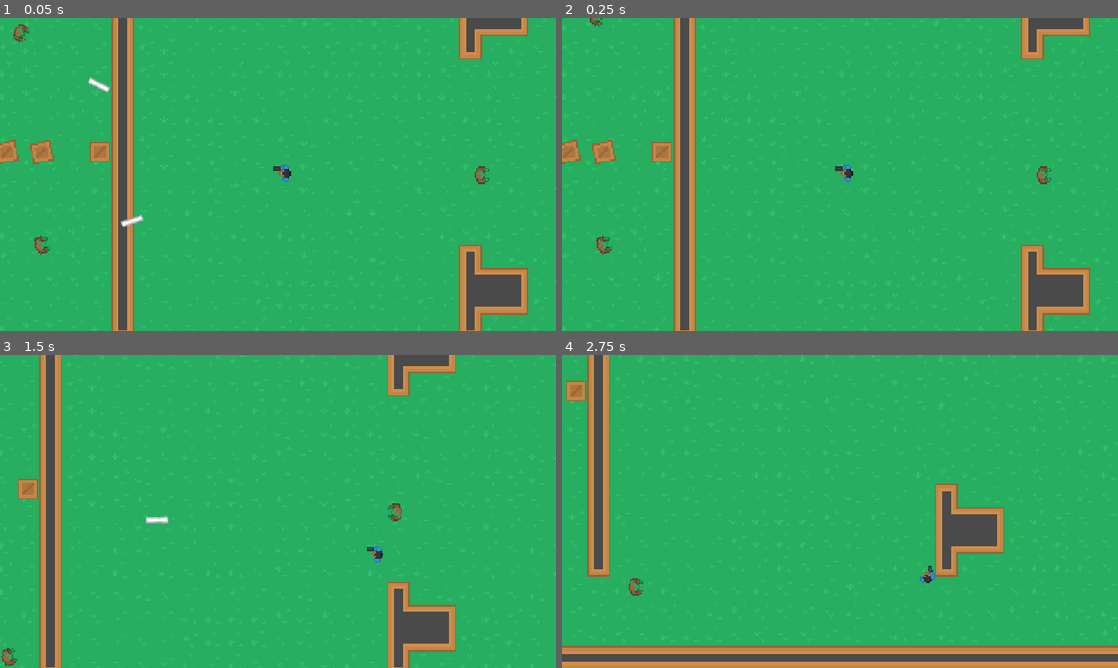
Above: before the commit, frames 1-4 (two rows, left to right).
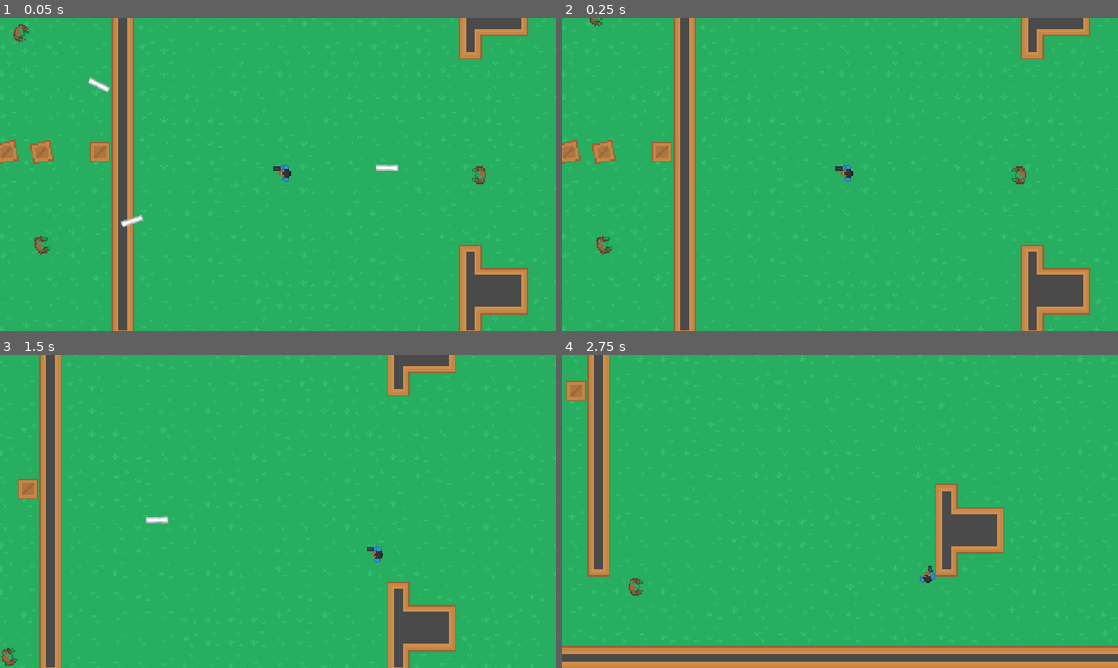
Above: after the commit, the same moments.

Repository: Frickerson/Brackeys_2026.2
Game: Godot game, scene res://Game/Levels/LevelTwo.tscn
Same seed, same stepped clock (60 frames per second), same inputs: the game is played once before the commit and once after it. This scene is started directly instead of the project's main scene.
Inputs (mouse positions are in pixels of both pictures, inside the frame that each line leads up to):
- Up to frame 1 (0.05 s): no input
- Up to frame 2 (0.25 s): no input
- Up to frame 3 (1.5 s): move the mouse to (400, 495) at 0.52 s; hold D (Player_Move_Right) 0.53-1.28 s; click (400, 495) at 0.6 s; move the mouse to (166, 527) at 1.27 s; hold S (Player_Move_Down) from 1.28 s (still down); click (166, 527) at 1.35 s
- Up to frame 4 (2.75 s): move the mouse to (895, 442) at 2.02 s; release S (Player_Move_Down) at 2.03 s; hold D (Player_Move_Right) from 2.03 s (still down); click (895, 442) at 2.1 s

The runs differ from the first frame. In frame 1, 0.2% of the frame differs, in the area x 67-88%, y 46-54%; in frame 2, 0.2%, in the area x 80-88%, y 47-54%; in frame 3, less than 0.1%; in frame 4, nothing differs.

Commit message:
level changes

Diff:
--- a/Game/Levels/LevelOne.tscn
+++ b/Game/Levels/LevelOne.tscn
@@ -18,12 +18,6 @@
 polygons = Array[PackedInt32Array]([PackedInt32Array(0, 1, 2, 3), PackedInt32Array(4, 5, 6, 7, 8, 9, 10), PackedInt32Ar …(712 unchanged characters)…
 outlines = Array[PackedVector2Array]([PackedVector2Array(0, 0, 528, 0, 528, 384, 0, 384)])
 cell_size = 10.0
-
-[sub_resource type="Resource" id="Resource_4uixm"]
-metadata/__load_path__ = "res://Game/Objects/Weapons/Weapon.tscn"
-
-[sub_resource type="Resource" id="Resource_w43m7"]
-metadata/__load_path__ = "res://Game/Objects/Weapons/Weapon.tscn"
 
 [node name="NavigationRegion2D2" type="NavigationRegion2D" unique_id=2058048662]
 navigation_polygon = SubResource("NavigationPolygon_bu7o8")
@@ -62,20 +56,18 @@
 [node name="Obstacle8" parent="." unique_id=795051719 instance=ExtResource("10_xptkl")]
 position = Vector2(288, 336)
 
-[node name="Enemy" parent="." unique_id=2024416287 groups=["Enemy"] instance=ExtResource("11_4uixm")]
+[node name="Enemy" parent="." unique_id=2024416287 instance=ExtResource("11_4uixm")]
 position = Vector2(144, 336)
 collision_layer = 1
-DefaultWeapon = SubResource("Resource_4uixm")
 MoveSpeed = 75.0
 
-[node name="Enemy2" parent="." unique_id=1042412938 groups=["Enemy"] instance=ExtResource("11_4uixm")]
+[node name="Enemy2" parent="." unique_id=1042412938 instance=ExtResource("11_4uixm")]
 position = Vector2(400, 80)
 collision_layer = 1
 DefaultWeapon = ExtResource("12_75e5b")
 MoveSpeed = 75.0
 
-[node name="Enemy3" parent="." unique_id=707835662 groups=["Enemy"] instance=ExtResource("11_4uixm")]
+[node name="Enemy3" parent="." unique_id=707835662 instance=ExtResource("11_4uixm")]
 position = Vector2(96, 48)
 collision_layer = 1
-DefaultWeapon = SubResource("Resource_w43m7")
 MoveSpeed = 75.0
--- a/Game/Levels/LevelTwo.tscn
+++ b/Game/Levels/LevelTwo.tscn
@@ -24,7 +24,7 @@
 tile_map_data = PackedByteArray("AAABAAEAAAAAAAAAAAABAAIAAAACAAAAAAABAAMAAAABAAAAAAABAAQAAAAAAAAAAAABAAUAAAABAAAAAAABAA …(12592 unchanged characters)…
 tile_set = ExtResource("2_pfodl")
 
-[node name="Player" parent="." unique_id=1713415423 groups=["Player"] instance=ExtResource("3_clb31")]
+[node name="Player" parent="." unique_id=1713415423 instance=ExtResource("3_clb31")]
 position = Vector2(232, 208)
 
 [node name="Obstacle" parent="." unique_id=851229595 instance=ExtResource("4_7x4mx")]
@@ -41,6 +41,7 @@
 
 [node name="EnemyBackline" parent="." unique_id=2024416287 instance=ExtResource("6_tqvpg")]
 position = Vector2(48, 112)
+collision_layer = 1
 AttackRange = 1000.0
 MoveSpeed = 75.0
 MinMoveRange = 200.0
@@ -48,6 +49,7 @@
 
 [node name="EnemyBackline2" parent="." unique_id=1885296905 instance=ExtResource("6_tqvpg")]
 position = Vector2(64, 256)
+collision_layer = 1
 AttackRange = 1000.0
 MoveSpeed = 75.0
 MinMoveRange = 200.0
@@ -55,6 +57,6 @@
 
 [node name="EnemyFront" parent="." unique_id=1723520520 instance=ExtResource("6_tqvpg")]
 position = Vector2(368, 208)
-MoveSpeed = 125.0
+collision_layer = 1
+MoveSpeed = 75.0
 MinMoveRange = 50.0
-MaxMoveRange = 100.0
